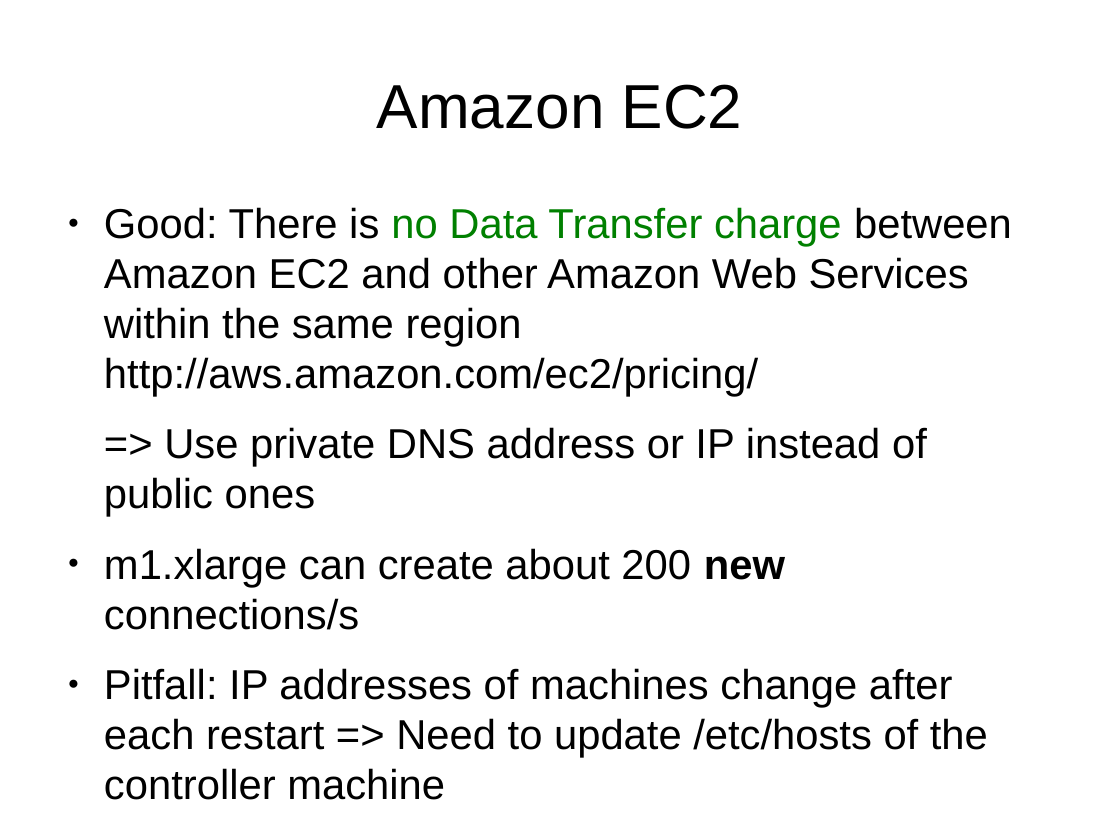
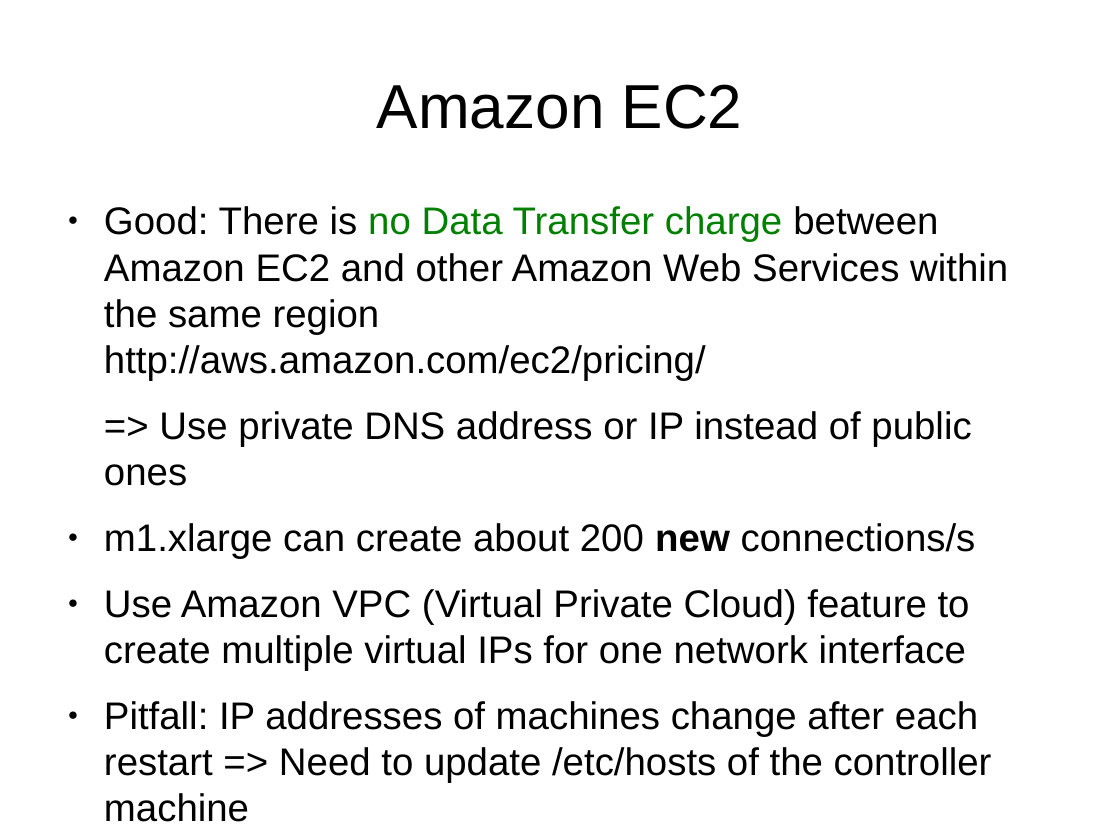
Before and after one commit to ngocdaothanh/tsart, a slide deck: slide 31 of tsung.odp (slide 28 before the commit). Drawn at 1120x840 pixels with LibreOffice and Linux fonts; fonts in the diff are those of the drawing. Boxes give left, top, right and bottom in pixels: in the first picture for what was removed or moved away, otherwise in the second. Text is boxed around its words. In the diff, an @@ line names an element or a change of style, - is before the commit and + after.

Commit message:
Add info about maxusers, multiple IPs, and ports_range

```diff
--- a/tsung.odp
+++ b/tsung.odp
@@ text at bbox=[104, 206, 1008, 822]: size 29.6 to 27.2 pt in "Good: There is no Data Transfer charge ...", "=> Use private DNS address or IP ...", "m1.xlarge can create about 200 new connections/s", "Pitfall: IP addresses of machines change after ..." @@
@@ text at bbox=[104, 589, 970, 671]: paragraph added @@
+● Use Amazon VPC (Virtual Private Cloud) feature to create multiple virtual IPs for one network interface
```
Also in this commit, not shown: 3 other slides changed, 6 slides added, 2 slides removed.
